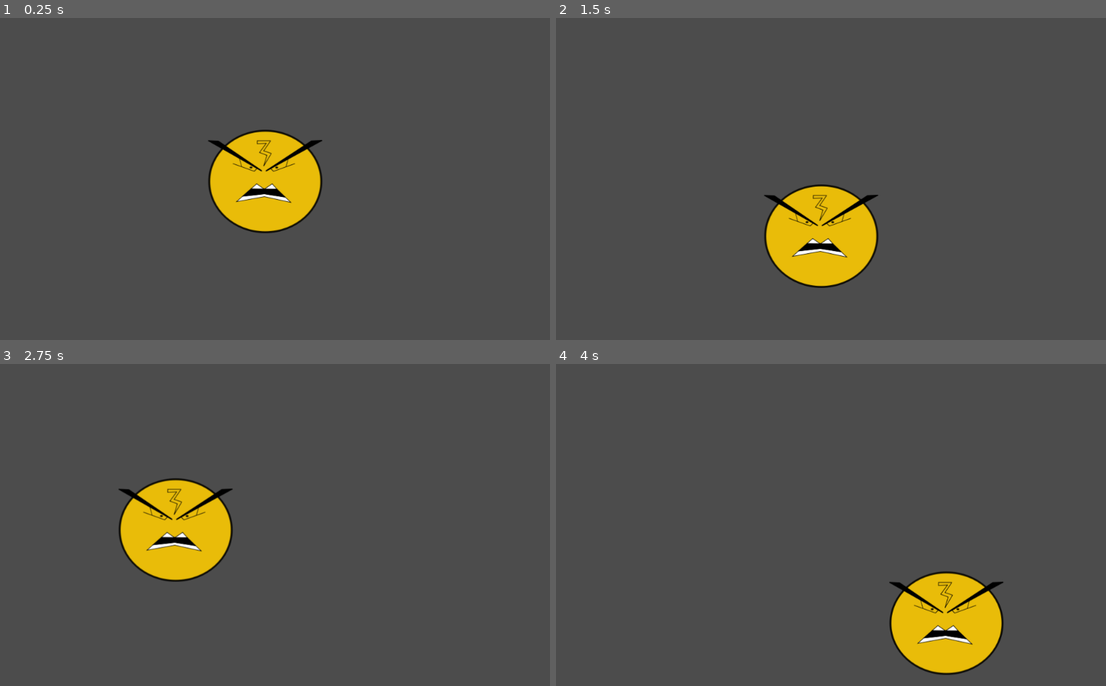
Above: before the commit, frames 1-4 (two rows, left to right).
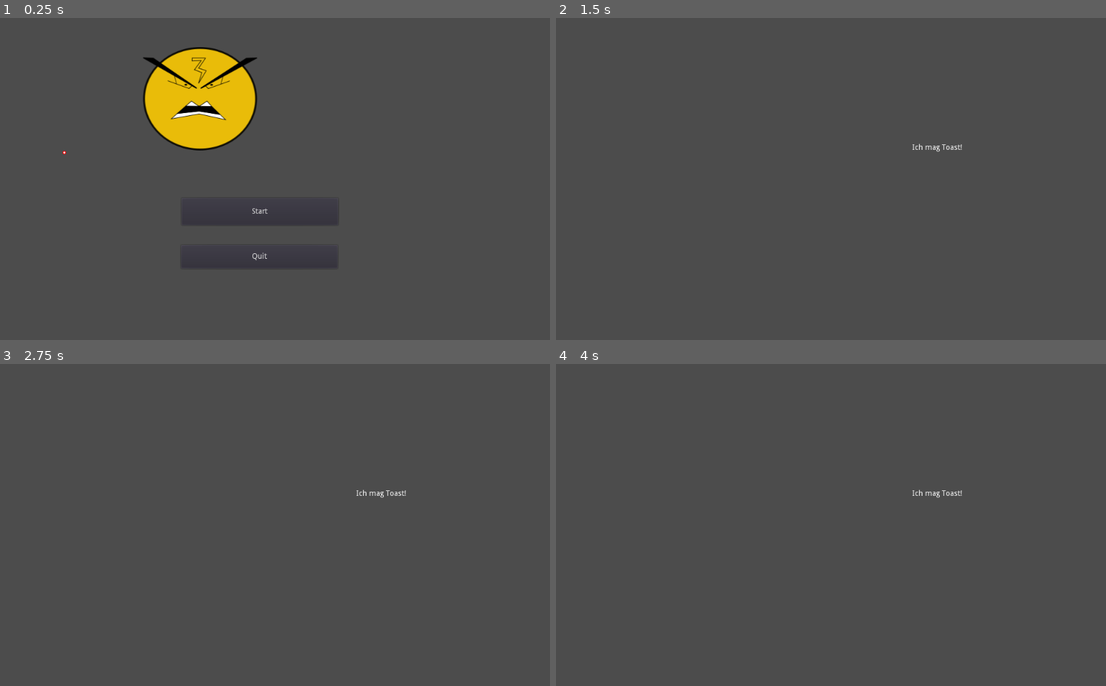
Above: after the commit, the same moments.

Repository: ziegelstein/quantum_leap
Game: Godot game, scene res://startmenu/Startmenu.tscn
Same seed, same stepped clock (60 frames per second), same inputs: the game is played once before the commit and once after it. Before the commit the project starts from res://Player/PlayerTest.tscn.
Inputs (mouse positions are in pixels of both pictures, inside the frame that each line leads up to):
- Up to frame 1 (0.25 s): no input
- Up to frame 2 (1.5 s): click (814, 211) at 0.5 s, where only the run after the commit has a clickable "Start"; move the mouse to (952, 162) at 1.27 s; click (952, 162) at 1.42 s
- Up to frame 3 (2.75 s): drag from (159, 541) to (242, 589) at 2.02 s
- Up to frame 4 (4 s): move the mouse to (886, 454) at 2.77 s; click (886, 454) at 2.92 s; drag from (798, 589) to (660, 476) at 3.52 s

The runs differ from the first frame. In frame 1, 11% of the frame differs, in the area x 11-60%, y 9-78%; in frame 2, 5.4%; in frame 3, 5.4%; in frame 4, 5.4%.
Error after the commit: Parse Error: Variable "i" already defined in the scope (at line 38). (res://startmenu/Atom.gd:40)

Commit message:
testing with electrons, add usefull textures, not thanks to klima

Diff:
--- /dev/null
+++ b/game/Atom/Electron.gd
@@ -0,0 +1,14 @@
+extends RigidBody2D
+
+var speed = 1
+
+func _ready():
+	pass
+
+func _process(delta):
+	if speed == 360:
+		speed = 1
+	else:
+		speed+=1
+	rotate(speed)
+	linear_velocity = Vector2(speed % 90, speed % 90)
--- a/game/Atom/Electron.tscn
+++ b/game/Atom/Electron.tscn
@@ -1,10 +1,19 @@
-[gd_scene load_steps=2 format=2]
+[gd_scene load_steps=4 format=2]
 
-[sub_resource type="CircleShape2D" id=3]
+[ext_resource path="res://Atom/Electron.gd" type="Script" id=1]
+[ext_resource path="res://Atom/elektron.png" type="Texture" id=2]
 
-[node name="Electron" type="KinematicBody2D"]
+[sub_resource type="CircleShape2D" id=2]
+
+[node name="Electron" type="RigidBody2D"]
+gravity_scale = 0.0
+linear_damp = 0.0
+angular_damp = 0.0
+script = ExtResource( 1 )
 
 [node name="Sprite" type="Sprite" parent="."]
+texture = ExtResource( 2 )
 
 [node name="CollisionShape2D" type="CollisionShape2D" parent="."]
-shape = SubResource( 3 )
+shape = SubResource( 2 )
+disabled = true
--- a/game/project.godot
+++ b/game/project.godot
@@ -16,7 +16,7 @@
 [application]
 
 config/name="Quantum Leap"
-run/main_scene="res://Player/PlayerTest.tscn"
+run/main_scene="res://startmenu/Startmenu.tscn"
 config/icon="res://icon.png"
 
 [autoload]
@@ -24,6 +24,10 @@
 GameControl="*res://Control/GameControl.gd"
 SoundControl="*res://Control/SoundControl.gd"
 
+[physics]
+
+2d/default_gravity_vector=Vector2( 0, 0 )
+
 [rendering]
 
 environment/default_environment="res://default_env.tres"
--- a/game/startmenu/Atom.gd
+++ b/game/startmenu/Atom.gd
@@ -1,7 +1,10 @@
 extends Area2D
 
+onready var electron = preload("res://Atom/Electron.tscn")
+# TODO onready proton
+# TODO onready neutron
+
 # TODO Move global
-
 var atomtypes = {
 	"hydrogen" : { "numOfProtons" : 1, "numOfNeutrons": 1, "numOfElectrons": 1}
 	}
@@ -22,24 +25,28 @@
 	self.numOfProtons = atomtypes.get(atomType).get("numOfProtons")
 	self.numOfNeutrons = atomtypes.get(atomType).get("numOfNeutrons")
 	self.numOfElectrons = atomtypes.get(atomType).get("numOfElectrons")
-	self.gravity = numOfNeutrons * 8 + numOfProtons * 5
+	self.gravity = numOfNeutrons * 80 + numOfProtons * 50
 	var shape = CircleShape2D.new()
 	shape.set_radius(numOfElectrons * 8)
 	$Graviation.shape = shape
 	createElectrons(numOfElectrons)
 
 func createElectrons(numOfElectrons):
+	randomize()
 	var electronsOnShell = 2
 	var distanceToCore = 5
 	for i in range(numOfElectrons):
+		var rquad = distanceToCore * distanceToCore
 		for i in range(electronsOnShell):
-			var elec = null # Null Pointer Exception: $Graviation/Electron.instance()
+			var elec = electron.instance()
+			var y = rand_range(-distanceToCore, distanceToCore)
+			var x = sqrt(rquad - y*y)
+			x = rand_range(-x, x)
+			elec.position = (Vector2(position.x - x, position.y - y))
 			add_child(elec)
-			# TODO Think about a nice algorithm to place the electron
-			#elec.set_position(Vector2(distanceToCore, distanceToCore))
-			#electronsOnShell = 8
+		electronsOnShell = 8
 		distanceToCore += 5
-	pass
+		print(get_child_count())
 
 func createProtons(numOfProtons):
 	for i in range(numOfProtons):
--- a/game/startmenu/Startmenu.tscn
+++ b/game/startmenu/Startmenu.tscn
@@ -1,11 +1,10 @@
-[gd_scene load_steps=9 format=2]
+[gd_scene load_steps=8 format=2]
 
 [ext_resource path="res://startmenu/Exit.gd" type="Script" id=1]
 [ext_resource path="res://startmenu/Start.gd" type="Script" id=2]
 [ext_resource path="res://startmenu/Atom.gd" type="Script" id=3]
-[ext_resource path="res://proton2.png" type="Texture" id=4]
-[ext_resource path="res://Atom/Electron.tscn" type="PackedScene" id=5]
-[ext_resource path="res://Player/Player.tscn" type="PackedScene" id=6]
+[ext_resource path="res://Atom/Proton.png" type="Texture" id=4]
+[ext_resource path="res://Player/Player.tscn" type="PackedScene" id=5]
 
 [sub_resource type="ButtonGroup" id=1]
 
@@ -35,26 +34,21 @@
 position = Vector2( 130, 250 )
 rotation = -18.8496
 scale = Vector2( 0.138168, 0.13382 )
-space_override = 2
 gravity_point = true
-gravity = 10.103
+gravity_vec = Vector2( 0, 0 )
 linear_damp = 0.0
-angular_damp = 0.0
 script = ExtResource( 3 )
 
 [node name="Graviation" type="CollisionShape2D" parent="Atom"]
 shape = SubResource( 2 )
 
 [node name="AtomSprite" type="Sprite" parent="Atom/Graviation"]
-position = Vector2( -0.00329399, 74.7272 )
 texture = ExtResource( 4 )
 
 [node name="CollisionTimer" type="Timer" parent="Atom"]
 
-[node name="Electron" parent="." instance=ExtResource( 5 )]
-
-[node name="Player" parent="." instance=ExtResource( 6 )]
-position = Vector2( 130, 150 )
+[node name="Player" parent="." instance=ExtResource( 5 )]
+position = Vector2( 380, 150 )
 rotation = 0.00295456
 scale = Vector2( 0.2, 0.2 )
 [connection signal="body_shape_entered" from="Atom" to="Atom" method="_on_Atom_body_shape_entered"]
Binary file added: game/Atom/Neutron.png
Not shown, added: game/Atom/Neutron.png.import
Binary file added: game/Atom/Proton.png
Not shown, added: game/Atom/Proton.png.import
Binary file added: game/Atom/elektron.png
Not shown, added: game/Atom/elektron.png.import
